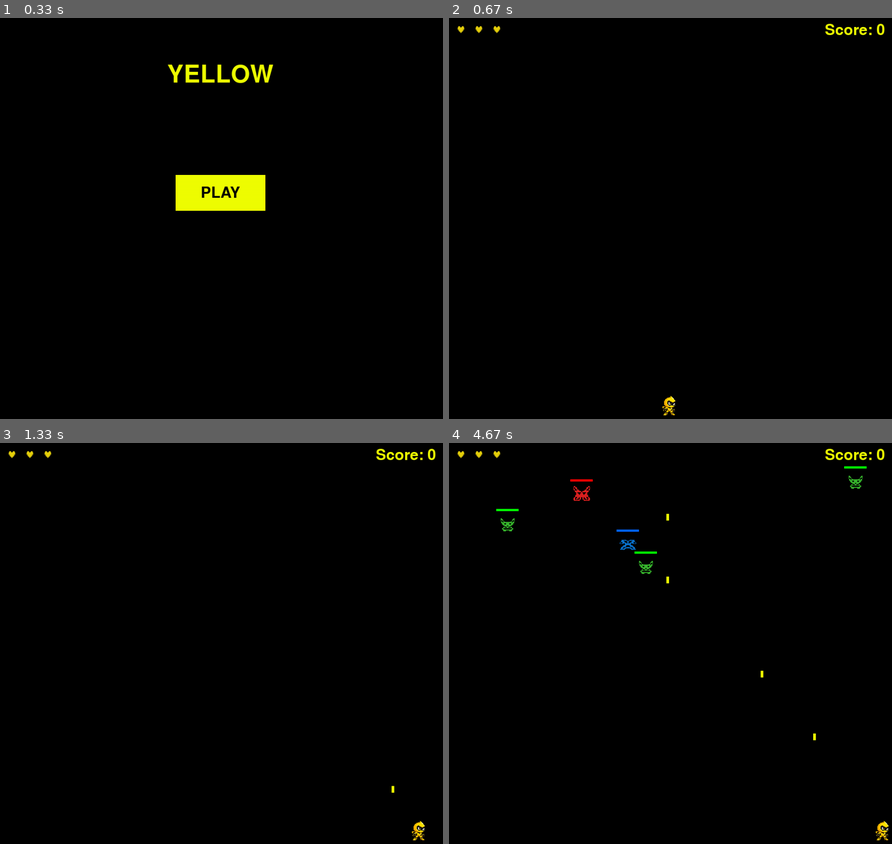
Above: before the commit, frames 1-4 (two rows, left to right).
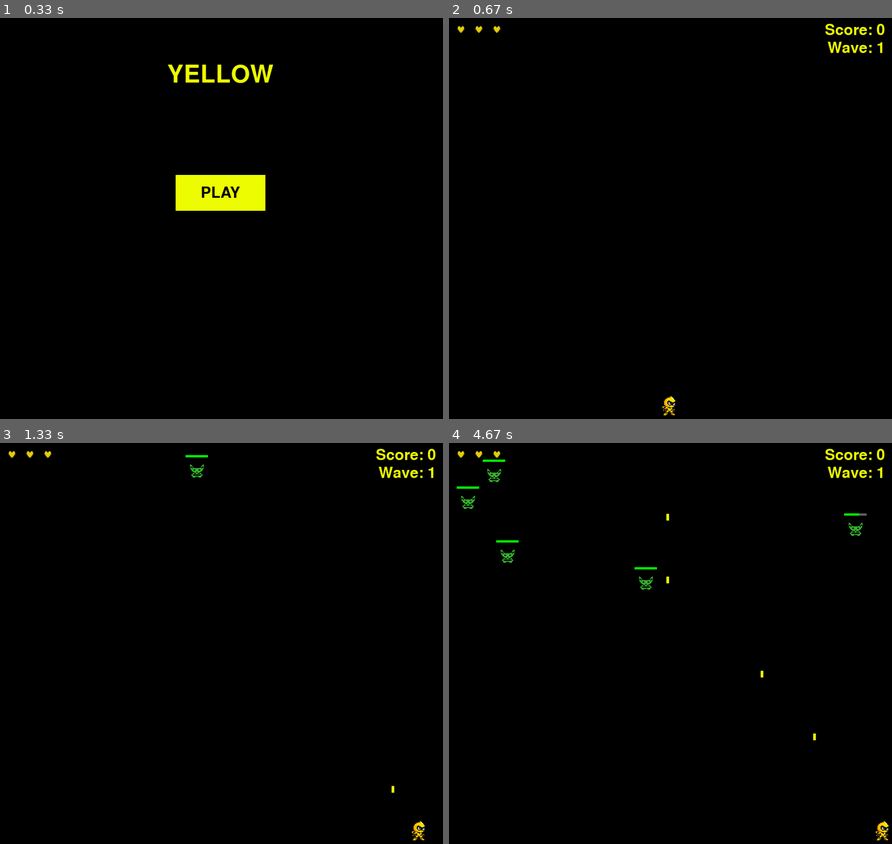
Above: after the commit, the same moments.

Repository: backmirio/GD-Pygame-Test
Game: pygame game, started from main.py
Two runs of this game, one before a commit and one after it. Both use one fixed random seed, a clock stepped at 60 frames per second and the inputs below.
Inputs:
- Up to frame 1 (0.33 s): no input
- Up to frame 2 (0.67 s): click "PLAY" at 0.38 s
- Up to frame 3 (1.33 s): hold Right 0.67-1.13 s; hold Right from 1.17 s (still down); tap Space at 1.23 s
- Up to frame 4 (4.67 s): tap Space at 1.53, 1.73, 2.03, 2.3, 2.6, 2.73, 3.03, 3.4, 3.7, 3.9, 4.2, 4.4 s; release Right at 1.63 s; hold Left 1.67-2.2 s; hold Left 2.23-2.63 s; hold Right 2.67-3.3 s; hold Left 3.33-3.8 s; hold Right 3.83-4.3 s; hold Right from 4.33 s (still down)

Frame 1 is identical in both runs. In frame 2, 0.2% of the frame differs, in the area x 85-98%, y 5-9%; in frame 3, 0.3%; in frame 4, 1.1%, in the area x 1-98%, y 4-37%.

Commit message:
Added wave system

Diff:
--- a/main.py
+++ b/main.py
@@ -15,6 +15,11 @@
 
 player_lives = 3
 score = 0
+wave = 1
+wave_started = False
+wave_enemies_spawned = 0
+wave_delay = 2
+wave_delay_timer = 0
 invincible_timer = 0
 invincible_duration = 1.5
 
@@ -25,15 +30,15 @@
 
 green_speed = 75
 green_timer = 0
-green_delay = 1.25
+green_delay = 0.8
 
 blue_speed = 100
 blue_timer = 0
-blue_delay = 2.5
-
-red_speed = 85
+blue_delay = 1
+
+red_speed = 90
 red_timer = 0
-red_delay = 3.5
+red_delay = 1.5
 
 greens = []
 blues = []
@@ -156,7 +161,7 @@
 
         green_timer += dt
 
-        if green_timer >= green_delay:
+        if green_timer >= green_delay and wave == 1 and wave_enemies_spawned < 20:
 
             greens.append({
                 "pos": pygame.Vector2(
@@ -170,10 +175,14 @@
             })
 
             green_timer = 0
+            wave_enemies_spawned += 1
+        if wave == 1 and wave_enemies_spawned == 20:
+            wave_started = True
 
         blue_timer += dt
-
-        if blue_timer >= blue_delay:
+        if wave != 2:
+            blue_timer = 0
+        if blue_timer >= blue_delay and wave >= 2 and wave_enemies_spawned < 15:
 
             blues.append({
                 "pos": pygame.Vector2(
@@ -187,10 +196,15 @@
             })
 
             blue_timer = 0
+            wave_enemies_spawned += 1
+
+        if wave == 2 and wave_enemies_spawned == 15:
+            wave_started = True
 
         red_timer += dt
-
-        if red_timer >= red_delay:
+        if wave != 3:
+            red_timer = 0
+        if red_timer >= red_delay and wave == 3 and wave_enemies_spawned < 10:
 
             reds.append({
                 "pos": pygame.Vector2(
@@ -204,6 +218,9 @@
             })
 
             red_timer = 0
+            wave_enemies_spawned += 1
+        if wave == 3 and wave_enemies_spawned == 10:
+            wave_started = True
 
         shot_timer += dt
 
@@ -437,6 +454,15 @@
         for green in greens_to_remove:
             greens.remove(green)
 
+        if wave_started and len(greens) == 0 and len(blues) == 0 and len(reds) == 0:
+            wave_delay_timer += dt
+
+            if wave_delay_timer >= wave_delay:
+                wave += 1
+                wave_started = False
+                wave_enemies_spawned = 0
+                wave_delay_timer = 0
+
         player_shots = [
             shot
             for shot in player_shots
@@ -471,6 +497,20 @@
             (
                 screen.get_width() - score_text.get_width() - 20,
                 10,
+            )
+        )
+
+        wave_text = font_button.render(
+            f"Wave: {wave}",
+            True,
+            (240, 255, 0)
+        )
+
+        screen.blit(
+            wave_text,
+            (
+                screen.get_width() - wave_text.get_width() - 20,
+                50
             )
         )
 
